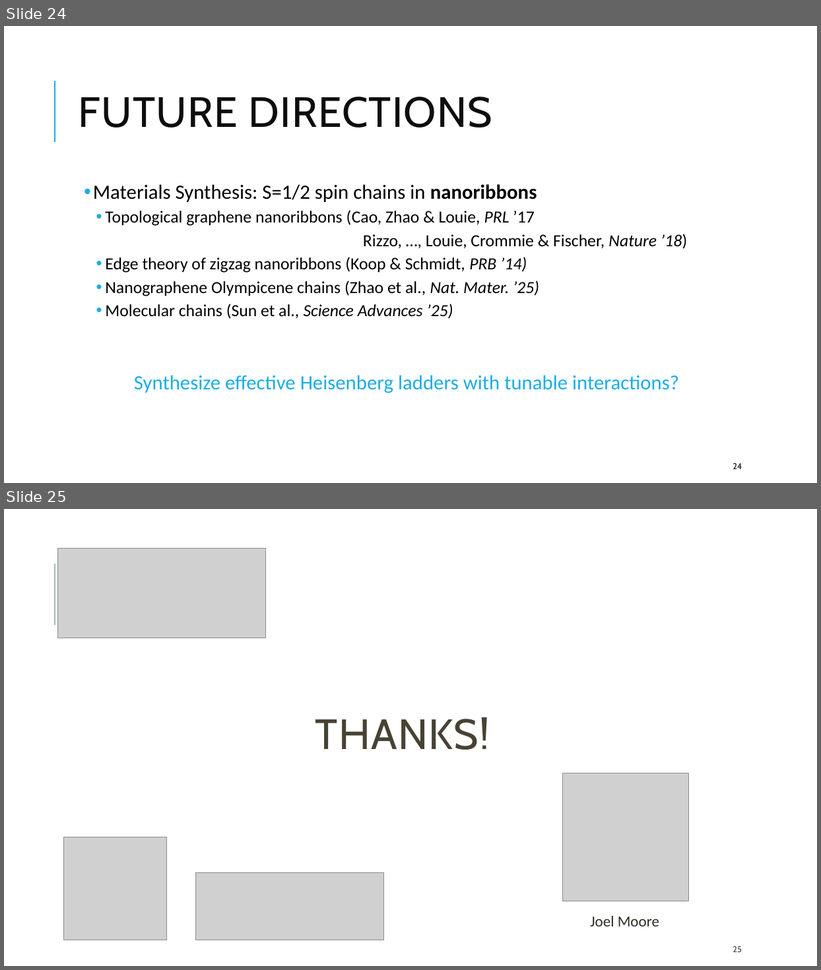
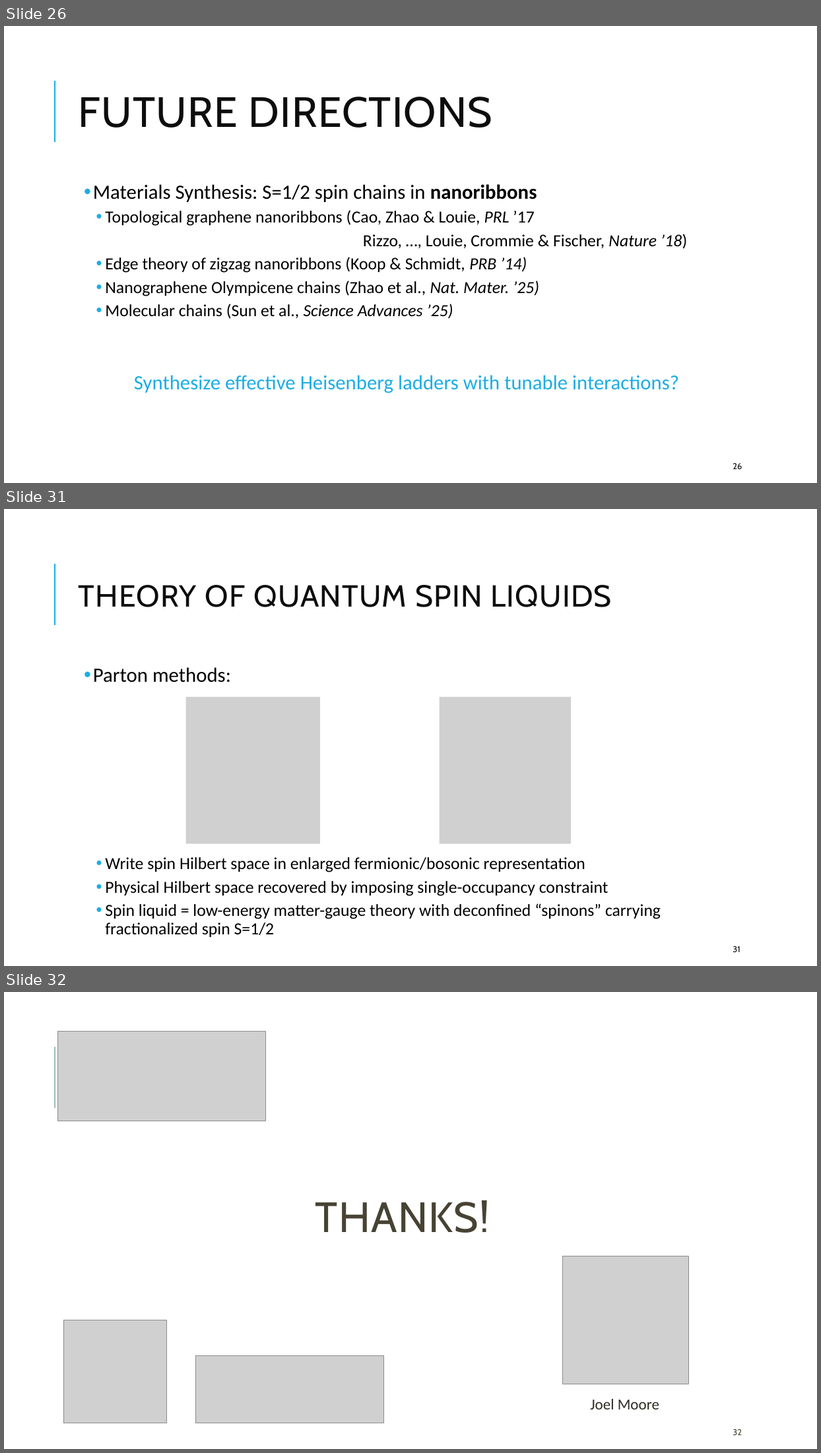
Before and after one commit to kwang0/KPZ-Project, a slide deck: Qualifying Exam Presentation.pptx. Shown one above the other, each under a label of ours: slides 24 and 25 before the commit, slides 26, 31 and 32 after it; the slides between them are not shown. The pictures are 821x970 and 821x1453 pixels, drawn with LibreOffice and Linux fonts; fonts in the diff are those of the drawing; grey boxes stand for pictures. Boxes give left, top, right and bottom in pixels: in the first picture for what was removed or moved away, otherwise in the second. Text is boxed around its words. In the diff, an @@ line names an element or a change of style, - is before the commit and + after.

```diff
--- a/Qualifying Exam Presentation.pptx
+++ b/Qualifying Exam Presentation.pptx
@@ slide 31 added at <box>4,509,817,966</box>, background #FFFFFF; not listed: 1 template element that a slide beside it also shows @@
@@ title added at <box>79,585,612,607</box>, 36 pt, text #0D0D0D @@
+THEORY OF QUANTUM SPIN LIQUIDS
@@ text added at <box>93,667,661,937</box>, 20 pt, text #000000 @@
+  • Parton methods:
+    • Write spin Hilbert space in enlarged fermionic/bosonic representation
+    • Physical Hilbert space recovered by imposing single-occupancy constraint
+    • Spin liquid = low-energy matter-gauge theory with deconfined “spinons” carrying fractionalized spin S=1/2
@@ picture added at <box>186,697,320,844</box> @@
@@ picture added at <box>440,697,572,844</box> @@
@@ page number added at <box>733,947,741,953</box>, 10 pt, text #0D0D0D @@
+31
@@ what was slide 24 is now slide 26 @@
@@ page number at <box>733,464,742,470</box>: text changed @@
-24
+26
@@ what was slide 25 is now slide 32 @@
@@ page number at <box>733,1430,742,1436</box>: text changed @@
-25
+32
```
Also in this commit, not shown: 6 other slides added.
